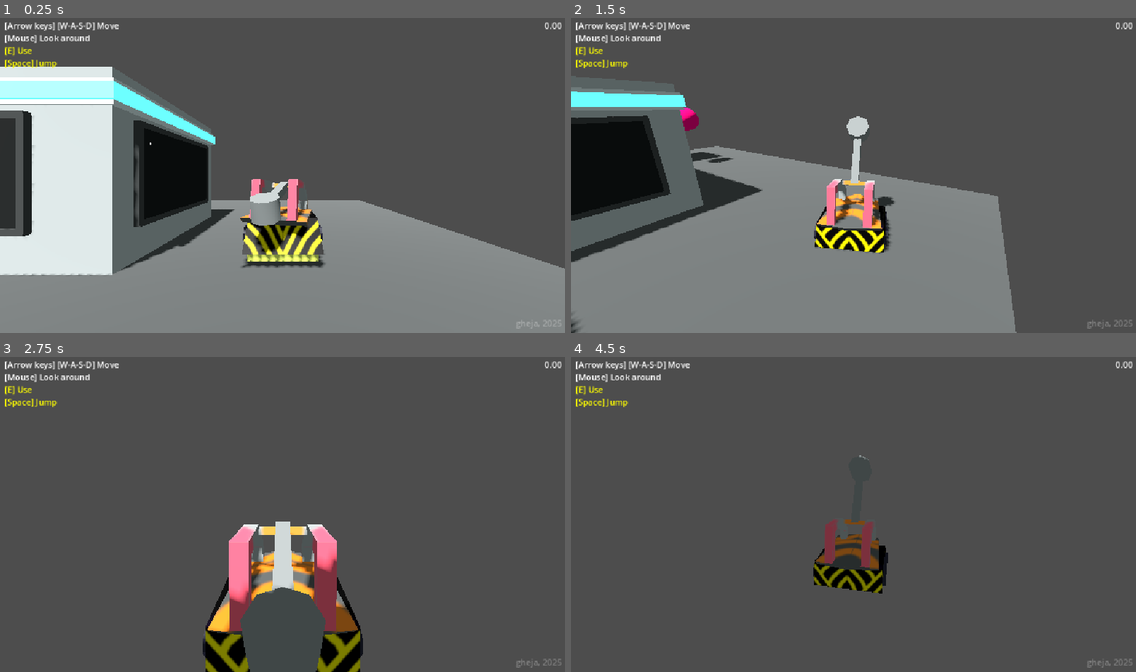
Above: before the commit, frames 1-4 (two rows, left to right).
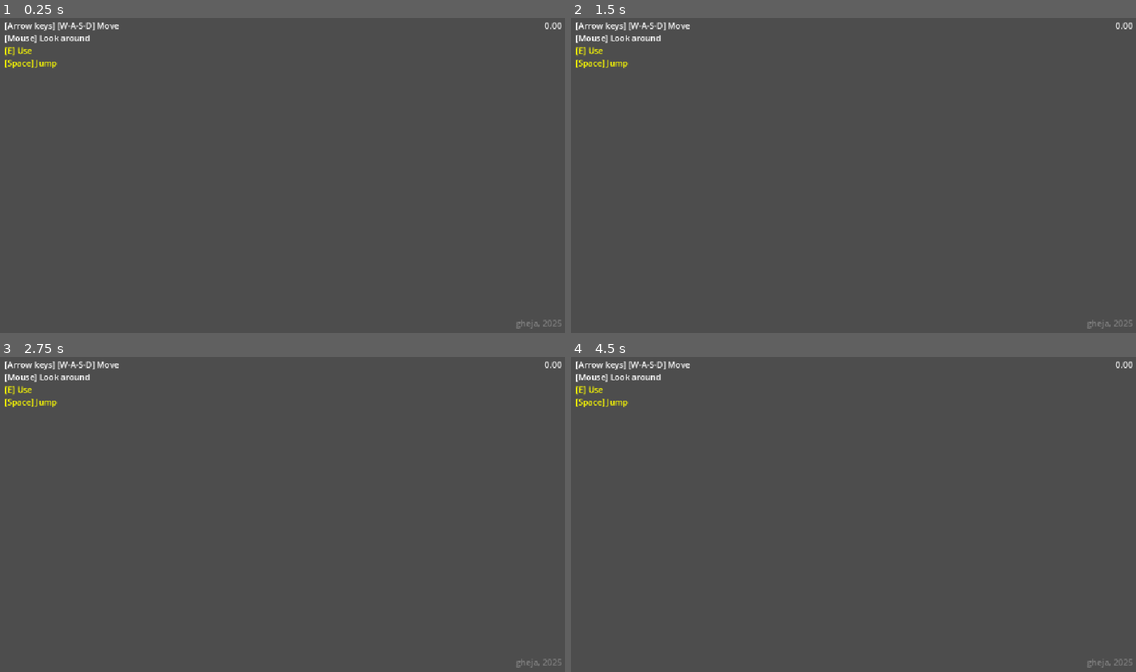
Above: after the commit, the same moments.

Repository: gheja/bot-loop
Game: Godot game, scene res://scenes/main_scene.tscn
Same seed, same stepped clock (60 frames per second), same inputs: the game is played once before the commit and once after it.
Inputs (mouse positions are in pixels of both pictures, inside the frame that each line leads up to):
- Up to frame 1 (0.25 s): no input
- Up to frame 2 (1.5 s): move the mouse to (881, 172) at 0.52 s; hold W (move_up) from 0.53 s (still down); tap E (action_primary) at 0.6, 1.35 s; move the mouse to (825, 175) at 1.27 s
- Up to frame 3 (2.75 s): keep holding W (move_up); move the mouse to (293, 508) at 2.02 s; tap E (action_primary) at 2.1 s
- Up to frame 4 (4.5 s): keep holding W (move_up); move the mouse to (847, 517) at 2.77 s; tap E (action_primary) at 2.85, 3.6, 4.35 s; move the mouse to (893, 517) at 3.52 s; move the mouse to (808, 508) at 4.27 s

The runs differ from the first frame. In frame 1, 48% of the frame differs, in the area x 0-100%, y 15-100%; in frame 2, 42%; in frame 3, 6.8%; in frame 4, 2.2%.

Commit message:
Added second level, added second player, added temporary player selection, etc.

Diff:
--- a/src/autoload/game_state.gd
+++ b/src/autoload/game_state.gd
@@ -2,4 +2,4 @@
 
 var loops = 0
 
-var player_recording = []
+var player_recordings = [[], []]
--- a/src/objects/player_character.gd
+++ b/src/objects/player_character.gd
@@ -1,5 +1,6 @@
 extends CharacterBody3D
 
+@export var tmp_my_loop_index = 0
 @export var max_speed = 5
 @export var is_actively_controlled = true
 
@@ -12,6 +13,7 @@
 @onready var upper_body = $Visuals/UpperBody
 
 var recording = false
+var recording_index = 0
 var frame_number = -1 # we will increase it right at the beginning of the physics frame handling
 
 # NOTE: maybe we should handle all of these in _physics_process()
@@ -23,10 +25,12 @@
 }
 
 func _ready() -> void:
-	if GameState.loops == 0:
+	recording_index = tmp_my_loop_index
+
+	if GameState.loops == tmp_my_loop_index:
 		recording = true
 
-		GameState.player_recording = []
+		GameState.player_recordings[recording_index] = []
 
 	if is_actively_controlled:
 		camera.make_current()
@@ -65,13 +69,13 @@
 		inputs.jump_pressed = false
 		inputs.upper_body_rotation = lerp(upper_body.rotation.y, camera_pivot.rotation.y + PI, 0.15)
 
-		GameState.player_recording.append(inputs.duplicate())
+		GameState.player_recordings[recording_index].append(inputs.duplicate())
 	else:
-		if GameState.player_recording.size() < frame_number:
+		if GameState.player_recordings[recording_index].size() <= frame_number:
 			print("No recording for frame, skipping physics frame")
 			return
 
-		inputs = GameState.player_recording[frame_number]
+		inputs = GameState.player_recordings[recording_index][frame_number]
 
 	var vec3 = Vector3(inputs.vec.x, 0.0, inputs.vec.y)
 
--- a/src/objects/player_character_bot_hammer.tscn
+++ b/src/objects/player_character_bot_hammer.tscn
@@ -52,6 +52,9 @@
 &"RESET": SubResource("Animation_d0fie"),
 &"hammer_hit": SubResource("Animation_r2u8h")
 }
+
+[sub_resource type="SphereShape3D" id="SphereShape3D_t5a1n"]
+radius = 1.0
 
 [node name="PlayerCharacterBotHammer" type="CharacterBody3D"]
 script = ExtResource("1_r2u8h")
@@ -114,3 +117,11 @@
 libraries = {
 &"": SubResource("AnimationLibrary_mxwbm")
 }
+
+[node name="InteractionArea" type="Area3D" parent="."]
+collision_layer = 2
+collision_mask = 0
+
+[node name="CollisionShape3D" type="CollisionShape3D" parent="InteractionArea"]
+transform = Transform3D(1, 0, 0, 0, 1, 0, 0, 0, 1, 0, 0.441064, 0)
+shape = SubResource("SphereShape3D_t5a1n")
--- a/src/project.godot
+++ b/src/project.godot
@@ -63,6 +63,11 @@
 ]
 }
 
+[layer_names]
+
+3d_physics/layer_1="Collision"
+3d_physics/layer_2="Interaction"
+
 [rendering]
 
 renderer/rendering_method="gl_compatibility"
--- a/src/scenes/main_interface.tscn
+++ b/src/scenes/main_interface.tscn
@@ -1,6 +1,21 @@
 [gd_scene load_steps=5 format=3 uid="uid://dqfv168hkiq2f"]
 
 [ext_resource type="Script" uid="uid://ckte632k8mgqs" path="res://scenes/main_interface.gd" id="1_7qx7d"]
+
+[sub_resource type="Animation" id="Animation_51bk3"]
+length = 0.001
+tracks/0/type = "value"
+tracks/0/imported = false
+tracks/0/enabled = true
+tracks/0/path = NodePath("BigMessageLabel:modulate")
+tracks/0/interp = 1
+tracks/0/loop_wrap = true
+tracks/0/keys = {
+"times": PackedFloat32Array(0),
+"transitions": PackedFloat32Array(1),
+"update": 0,
+"values": [Color(1, 1, 1, 1)]
+}
 
 [sub_resource type="Animation" id="Animation_7qx7d"]
 resource_name = "big_text"
@@ -17,21 +32,6 @@
 "transitions": PackedFloat32Array(1, 1, 1, 1, 1),
 "update": 0,
 "values": [Color(1, 1, 1, 0), Color(1, 1, 1, 0), Color(1, 1, 1, 1), Color(1, 1, 1, 1), Color(1, 1, 1, 0)]
-}
-
-[sub_resource type="Animation" id="Animation_51bk3"]
-length = 0.001
-tracks/0/type = "value"
-tracks/0/imported = false
-tracks/0/enabled = true
-tracks/0/path = NodePath("BigMessageLabel:modulate")
-tracks/0/interp = 1
-tracks/0/loop_wrap = true
-tracks/0/keys = {
-"times": PackedFloat32Array(0),
-"transitions": PackedFloat32Array(1),
-"update": 0,
-"values": [Color(1, 1, 1, 1)]
 }
 
 [sub_resource type="AnimationLibrary" id="AnimationLibrary_efbr5"]
--- a/src/scenes/main_scene.tscn
+++ b/src/scenes/main_scene.tscn
@@ -2,7 +2,7 @@
 
 [ext_resource type="Script" uid="uid://c1wsatcoqlr2u" path="res://scenes/main_scene.gd" id="1_7ykc4"]
 [ext_resource type="PackedScene" uid="uid://dqfv168hkiq2f" path="res://scenes/main_interface.tscn" id="1_w2twt"]
-[ext_resource type="PackedScene" uid="uid://d08o8k1bhvrak" path="res://scenes/level_test_1.tscn" id="3_7ykc4"]
+[ext_resource type="PackedScene" uid="uid://dtcd4uun008gj" path="res://scenes/level_test_2.tscn" id="3_7ykc4"]
 
 [sub_resource type="Environment" id="Environment_w2twt"]
 ambient_light_source = 2
@@ -30,6 +30,6 @@
 
 [node name="LevelContainer" type="Node3D" parent="."]
 
-[node name="LevelTest1" parent="LevelContainer" instance=ExtResource("3_7ykc4")]
+[node name="LevelTest2" parent="LevelContainer" instance=ExtResource("3_7ykc4")]
 
 [connection signal="timeout" from="Timer" to="." method="_on_timer_timeout"]
Not shown: 1 places in src/objects/player_character_bot_hammer.tscn that only renumber resources
